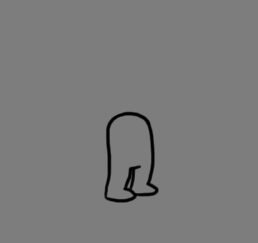
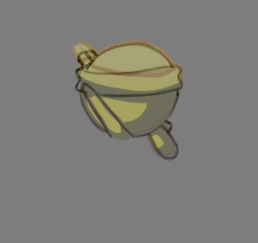
Revision of a layered w=258, h=243 image; what changed, layer by layer:
added group "Running/Standing" (32%) with 72 layers in group "UpperBody" over [71, 39, 184, 203]
showed group "BodyLookingUpLeft" (1st of 2, in "UpperBody" › "Running/Standing") (8 layers), moved it into group "Running/Standing" over [71, 39, 184, 161]
added group "Shooting" (1st of 2, in "UpperBody") with 18 layers in group "UpperBody" over [71, 39, 184, 203]
added group "BodyLookingUpLeft" (2nd of 2, in "UpperBody" › "Shooting") with 1 layers in group "Shooting" over [73, 41, 184, 162]
showed "Layer 2", opacity 29% → 100%, moved it into group "BodyLookingUpLeft", painted on it over [73, 41, 184, 203]
added group "Shooting" (2nd of 2, in "Legs") with 20 layers in group "Legs" over [86, 108, 179, 203]
hid group "LegsStandingDown" (8 layers) over [93, 111, 162, 203]
"Frame8" (9th of 18, in "Legs" › "Standing" › "LegsStandingDown"): opacity 100% → 0%, painted on it over [95, 111, 162, 203]
"Frame7" (9th of 18, in "Legs" › "Standing" › "LegsStandingDown"): opacity 100% → 0%, painted on it over [93, 111, 161, 203]
"Frame6" (9th of 18, in "Legs" › "Standing" › "LegsStandingDown"): opacity 100% → 0%, painted on it over [95, 111, 162, 203]
"Frame5" (9th of 18, in "Legs" › "Standing" › "LegsStandingDown"): opacity 100% → 0%, painted on it over [94, 111, 162, 203]
"Frame4" (9th of 18, in "Legs" › "Standing" › "LegsStandingDown"): opacity 100% → 0%, painted on it over [95, 111, 160, 203]
"Frame3" (18th of 27, in "Legs" › "Standing" › "LegsStandingDown"): opacity 100% → 0%, painted on it over [94, 113, 162, 203]
"Frame2" (18th of 27, in "Legs" › "Standing" › "LegsStandingDown"): opacity 100% → 0%, painted on it over [95, 111, 161, 203]
painted on "Frame1" (18th of 27, in "Legs" › "Standing" › "LegsStandingDown") over [94, 112, 162, 203]
hid group "LegsStandingDownRight" (8 layers) over [103, 110, 160, 203]
"Running": opacity 28% → 32% over [84, 108, 179, 203]
…and 1 more changes (1 painted)
